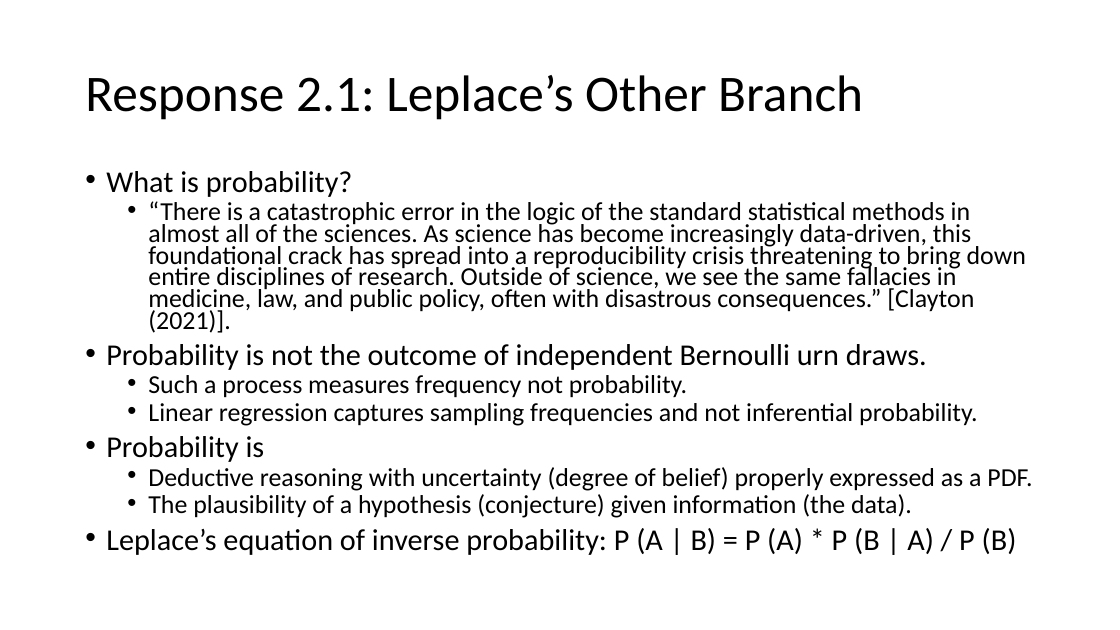
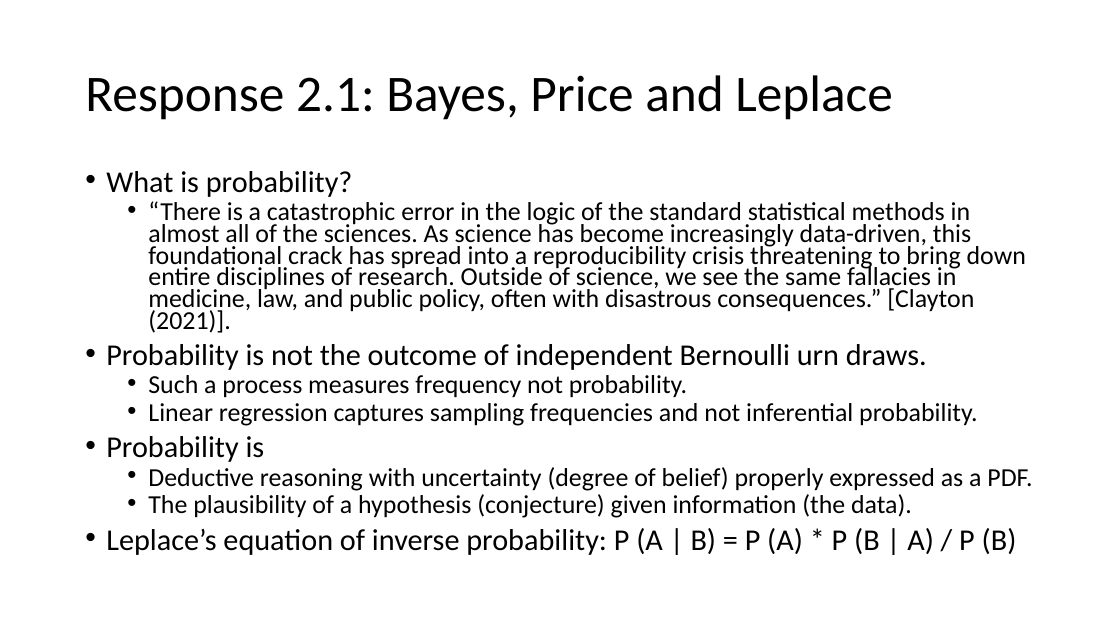
Before and after one commit to thsavage/Public-Presentations, a slide deck: slide 14 of It Ain't AI.pptx. Drawn at 1120x630 pixels with LibreOffice and Linux fonts; fonts in the diff are those of the drawing. Boxes give left, top, right and bottom in pixels: in the first picture for what was removed or moved away, otherwise in the second. Text is boxed around its words. In the diff, an @@ line names an element or a change of style, - is before the commit and + after.

```diff
--- a/It Ain't AI.pptx
+++ b/It Ain't AI.pptx
@@ title at [85, 75, 893, 120]: text changed @@
-Response 2.1: Leplace’s Other Branch
+Response 2.1: Bayes, Price and Leplace
```
Also in this commit, not shown: 6 other slides changed.
